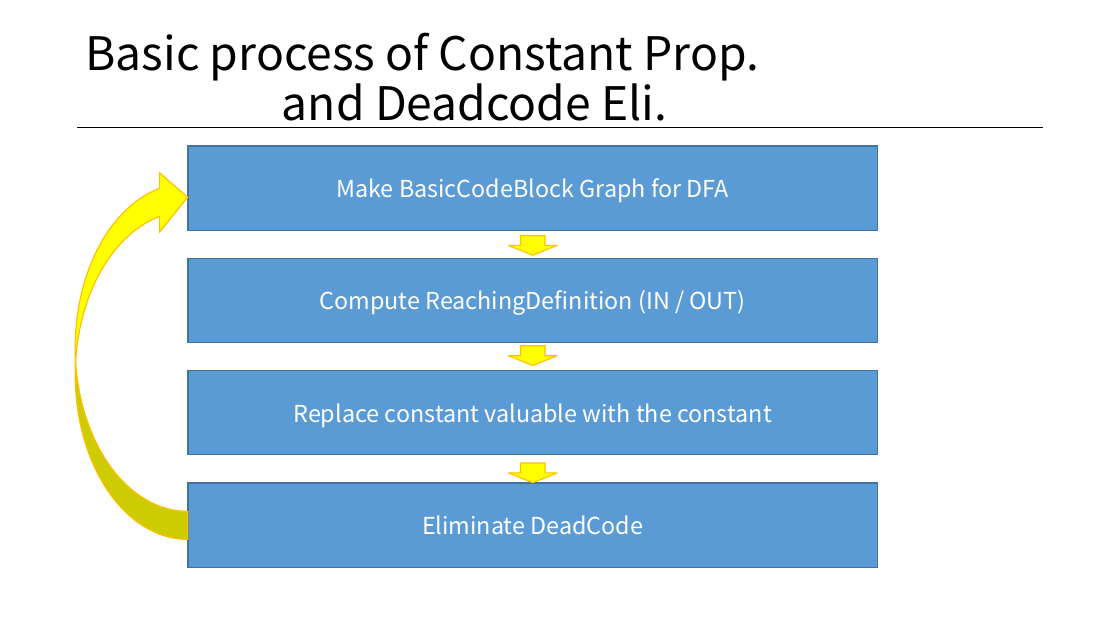
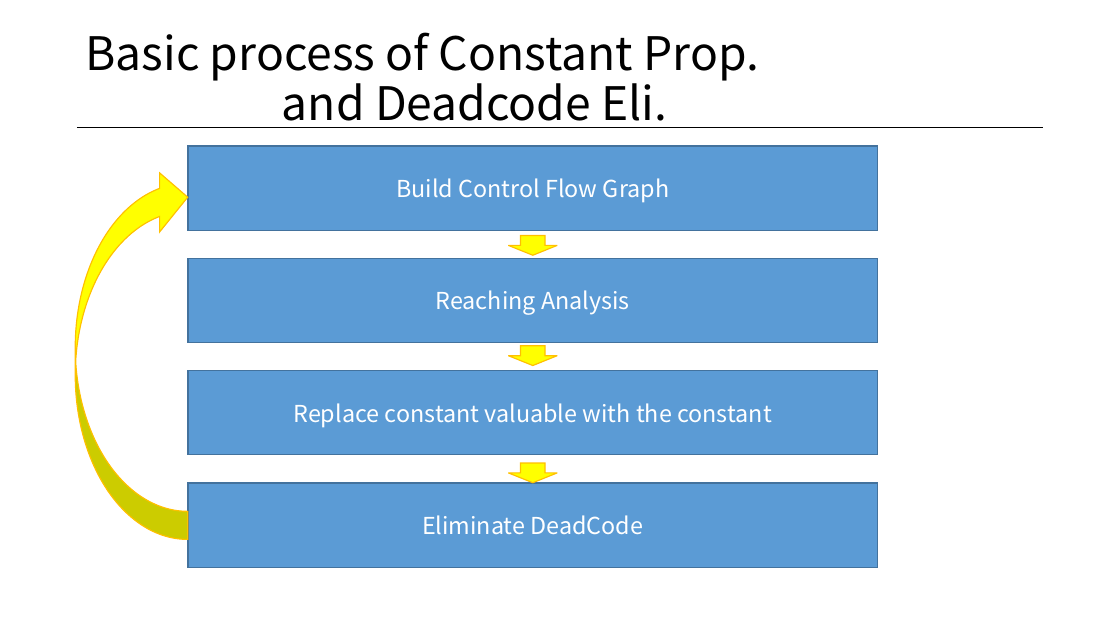
Before and after one commit to Kedia94/AdvancedCompilerConstruction_2018f, a slide deck: slide 7 of deliverables/03.final/Compiler_1210_f1.pptx. Drawn at 1120x630 pixels with LibreOffice and Linux fonts; fonts in the diff are those of the drawing. Boxes give left, top, right and bottom in pixels: in the first picture for what was removed or moved away, otherwise in the second. Text is boxed around its words. In the diff, an @@ line names an element or a change of style, - is before the commit and + after.

Commit message:
revision2 of presentation

```diff
--- a/deliverables/03.final/Compiler_1210_f1.pptx
+++ b/deliverables/03.final/Compiler_1210_f1.pptx
@@ text in rectangle at (396, 178, 669, 203): text changed @@
-Make BasicCodeBlock Graph for DFA
+Build Control Flow Graph
@@ text in rectangle at (436, 290, 630, 315): text changed @@
-Compute ReachingDefinition (IN / OUT)
+Reaching Analysis
```
Also in this commit, not shown: 1 other slide changed.
